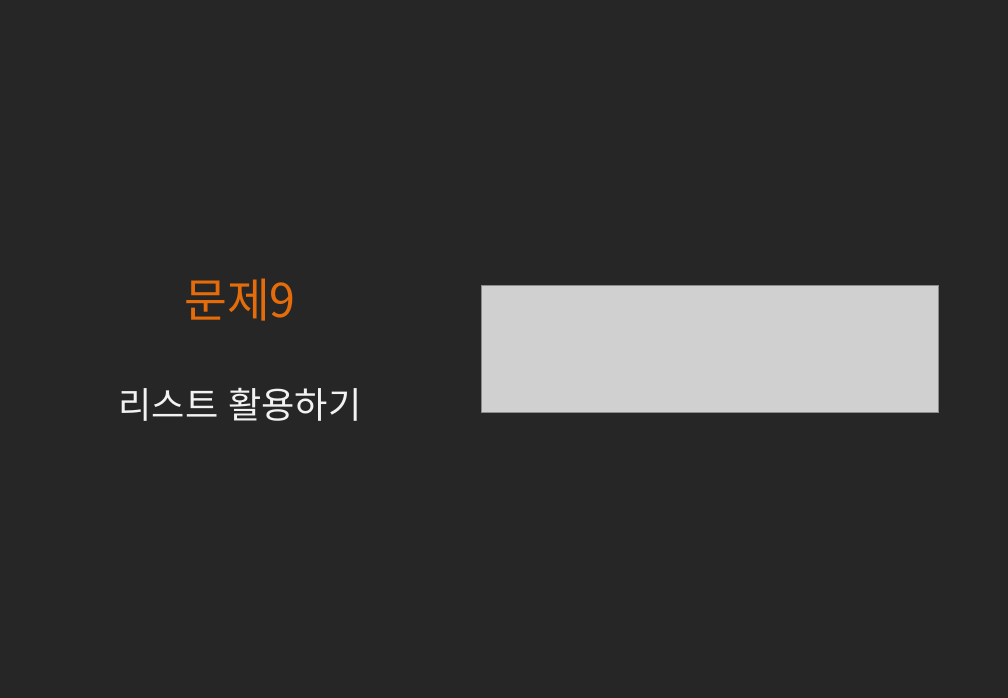
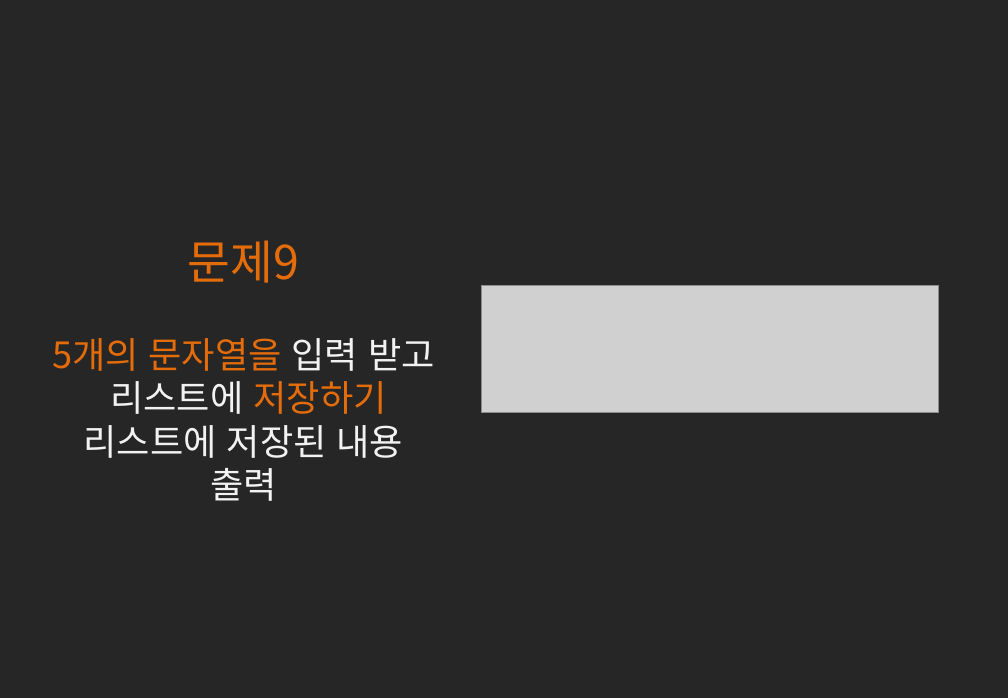
Before and after one commit to kwonkijun/python, a slide deck: slide 16 of 2021작심두달웹크롤링/웹크롤링(PPT)/작심두달 웹크롤링 멘토링 수업 - 1. 파이썬 기초 문제.pptx (slide 14 before the commit). Drawn at 1008x698 pixels with LibreOffice and Linux fonts; fonts in the diff are those of the drawing; grey boxes stand for pictures. Boxes give left, top, right and bottom in pixels: in the first picture for what was removed or moved away, otherwise in the second. Text is boxed around its words. In the diff, an @@ line names an element or a change of style, - is before the commit and + after.

```diff
--- a/2021작심두달웹크롤링/웹크롤링(PPT)/작심두달 웹크롤링 멘토링 수업 - 1. 파이썬 기초 문제.pptx
+++ b/2021작심두달웹크롤링/웹크롤링(PPT)/작심두달 웹크롤링 멘토링 수업 - 1. 파이썬 기초 문제.pptx
@@ text "문제9": place and size @@
-text "문제9" at <box>119,278,361,421</box>
+text "문제9" at <box>52,240,435,458</box>
@@ text at <box>52,338,435,458</box>: text changed @@
-리스트 활용하기
+5개의 문자열을 입력 받고
+리스트에 저장하기
+리스트에 저장된 내용 출력
```
Also in this commit, not shown: 4 slides added, 3 slides removed, 14 other files.
